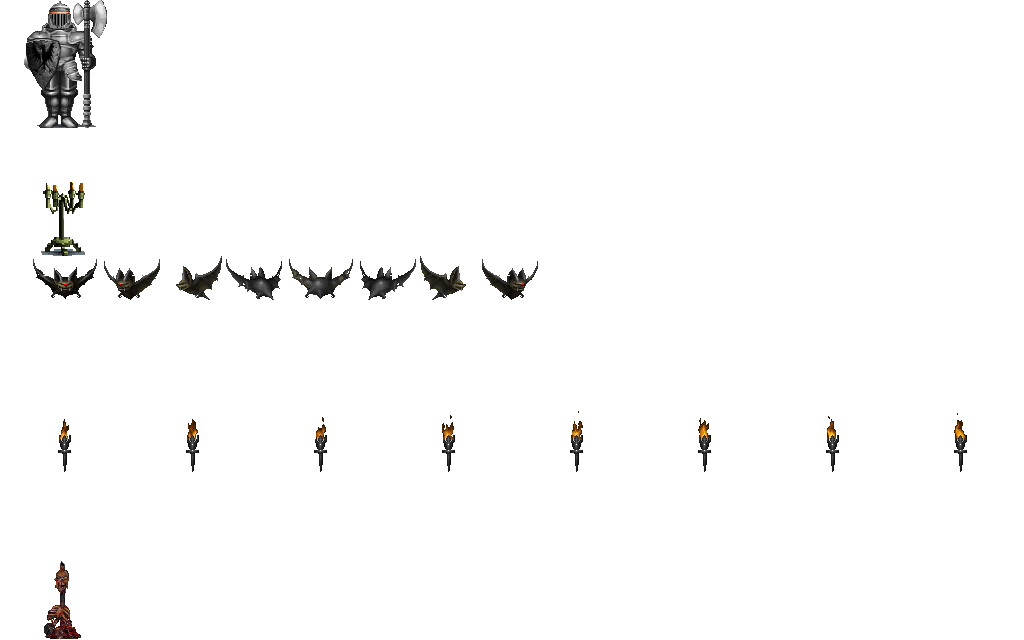
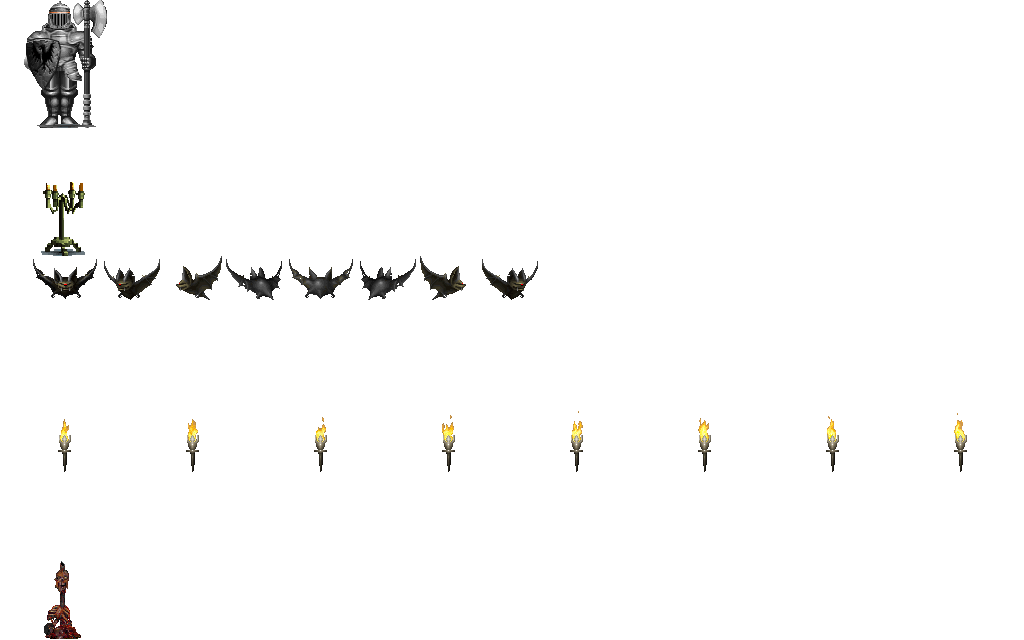
Layer changes from the first (1024, 640) image to the second:
renamed "Capa 9 copia 7" to "Capa 8", moved it above "Capa 3", painted on it over <box>39,124,967,472</box>
removed layer "Capa 3 copia" over <box>39,124,91,128</box>
